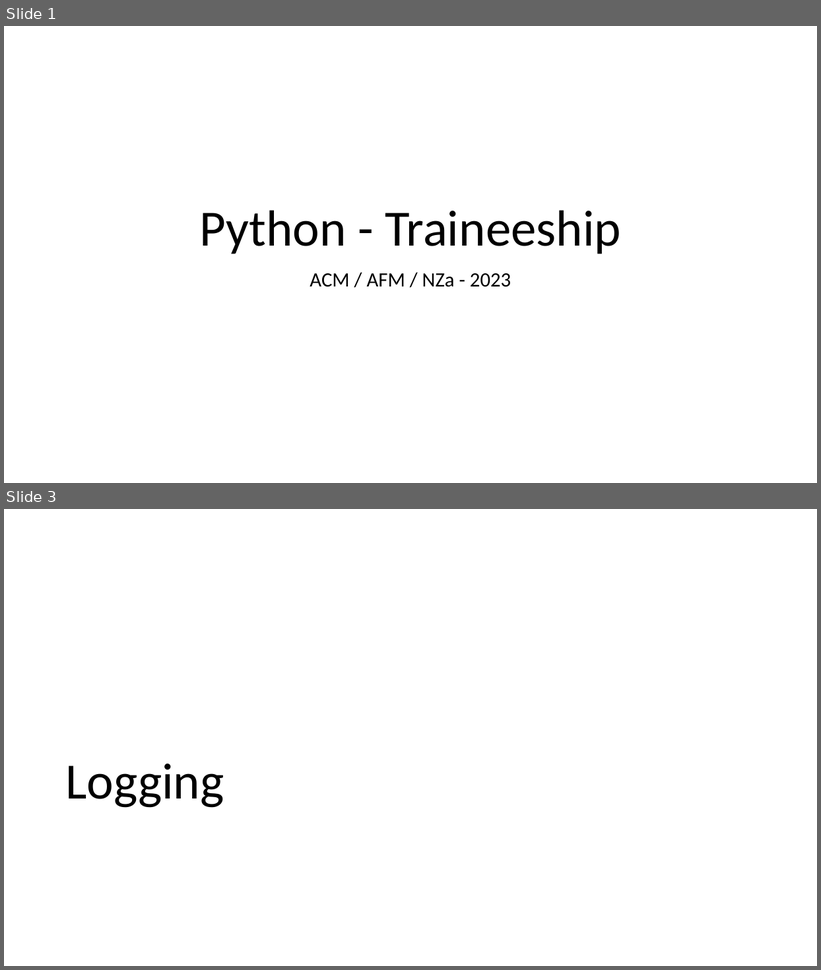
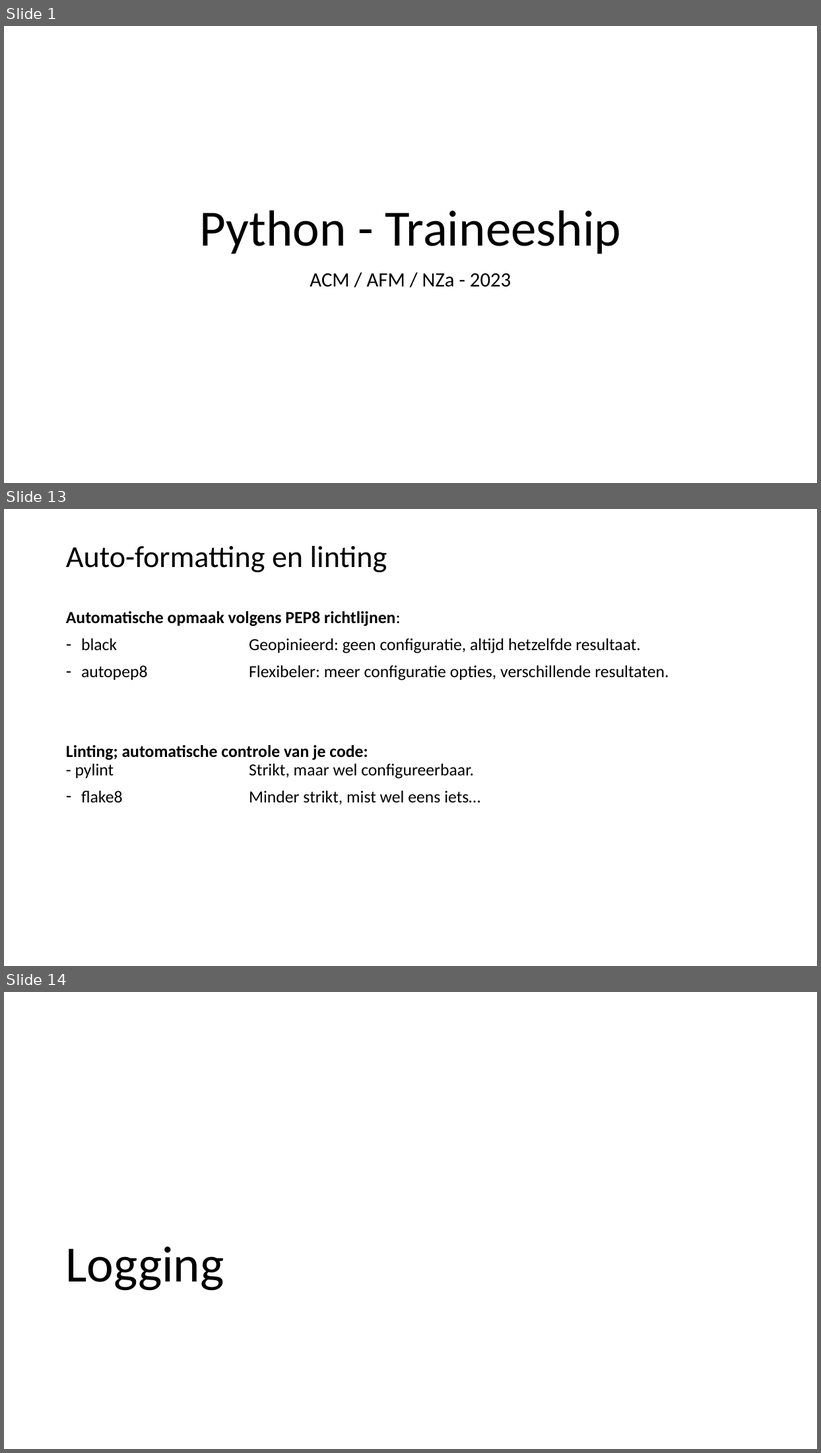
Before and after one commit to LFKoning/knowledge-sharing, a slide deck: python_trainees/2_style_logging_error_handling/python_traineeship_2.pptx. Shown one above the other, each under a label of ours: slides 1 and 3 before the commit, slides 1, 13 and 14 after it; the slides between them are not shown. The pictures are 821x970 and 821x1453 pixels, drawn with LibreOffice and Linux fonts; fonts in the diff are those of the drawing. Boxes give left, top, right and bottom in pixels: in the first picture for what was removed or moved away, otherwise in the second. Text is boxed around its words. In the diff, an @@ line names an element or a change of style, - is before the commit and + after.

```diff
--- a/python_trainees/2_style_logging_error_handling/python_traineeship_2.pptx
+++ b/python_trainees/2_style_logging_error_handling/python_traineeship_2.pptx
@@ slide 13 added at bbox=[4, 509, 817, 966], background #FFFFFF @@
@@ title added at bbox=[66, 546, 387, 572], 36 pt, text #000000 @@
+Auto-formatting en linting
@@ text added at bbox=[66, 611, 669, 805], 20 pt, text #000000 @@
+Automatische opmaak volgens PEP8 richtlijnen:
+– black Geopinieerd: geen configuratie, altijd hetzelfde resultaat.
+– autopep8 Flexibeler: meer configuratie opties, verschillende resultaten.
+Linting; automatische controle van je code:
+- pylint Strikt, maar wel configureerbaar.
+– flake8 Minder strikt, mist wel eens iets…
@@ what was slide 3 is now slide 14 @@
```
Also in this commit, not shown: 1 slide changed, 10 other slides added, 1 other file.
